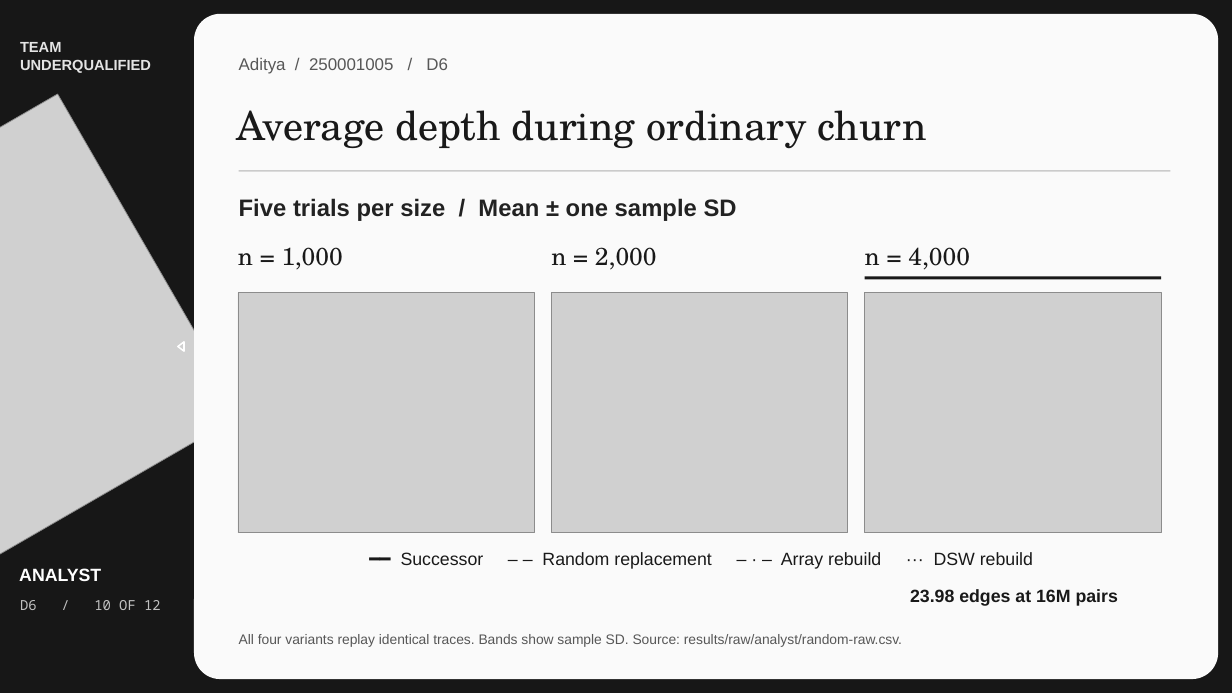
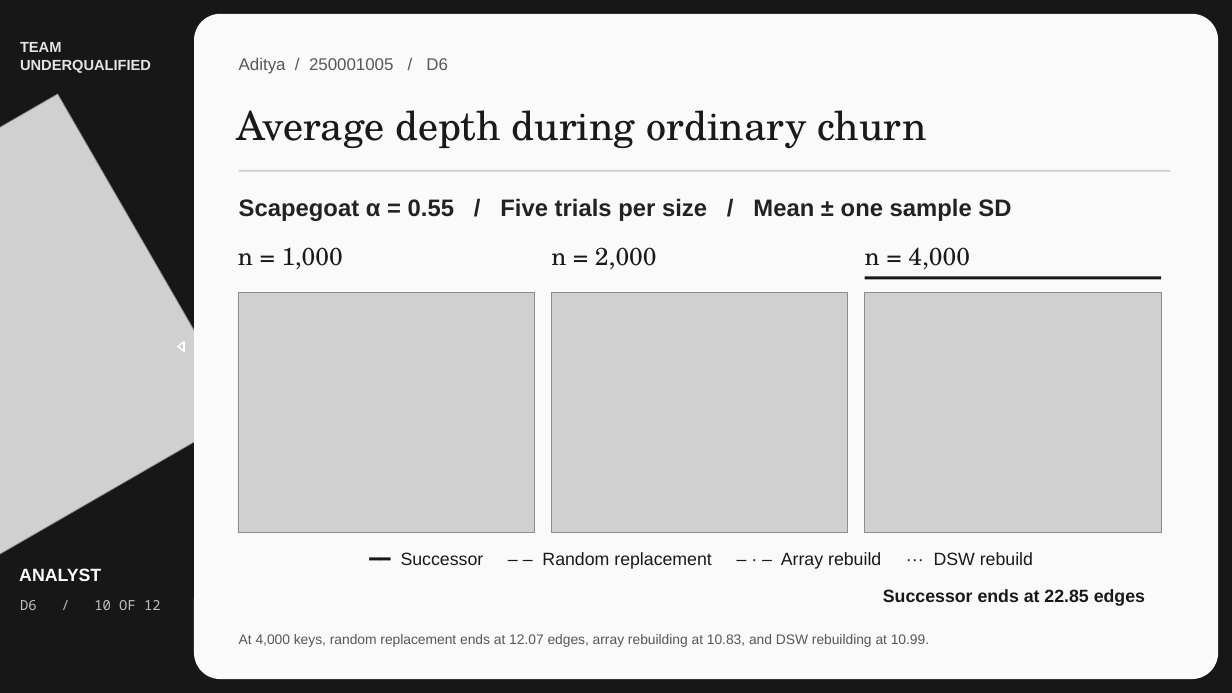
Before and after one commit to MayankMoyal/DSA-Project, a slide deck: slide 10 of docs/slides/slides.pptx. Drawn at 1232x693 pixels with LibreOffice and Linux fonts; fonts in the diff are those of the drawing; grey boxes stand for pictures. Boxes give left, top, right and bottom in pixels: in the first picture for what was removed or moved away, otherwise in the second. Text is boxed around its words. In the diff, an @@ line names an element or a change of style, - is before the commit and + after.

```diff
--- a/docs/slides/slides.pptx
+++ b/docs/slides/slides.pptx
@@ text at [239,198,1011,221]: text changed @@
-Five trials per size / Mean ± one sample SD
+Scapegoat α = 0.55 / Five trials per size / Mean ± one sample SD
@@ text at [883,589,1145,606]: text changed @@
-23.98 edges at 16M pairs
+Successor ends at 22.85 edges
@@ text at [239,634,929,647]: text changed @@
-All four variants replay identical traces. Bands show sample SD. Source: results/raw/analyst/random-raw.csv.
+At 4,000 keys, random replacement ends at 12.07 edges, array rebuilding at 10.83, and DSW rebuilding at 10.99.
```
Also in this commit, not shown: 4 other slides changed.
